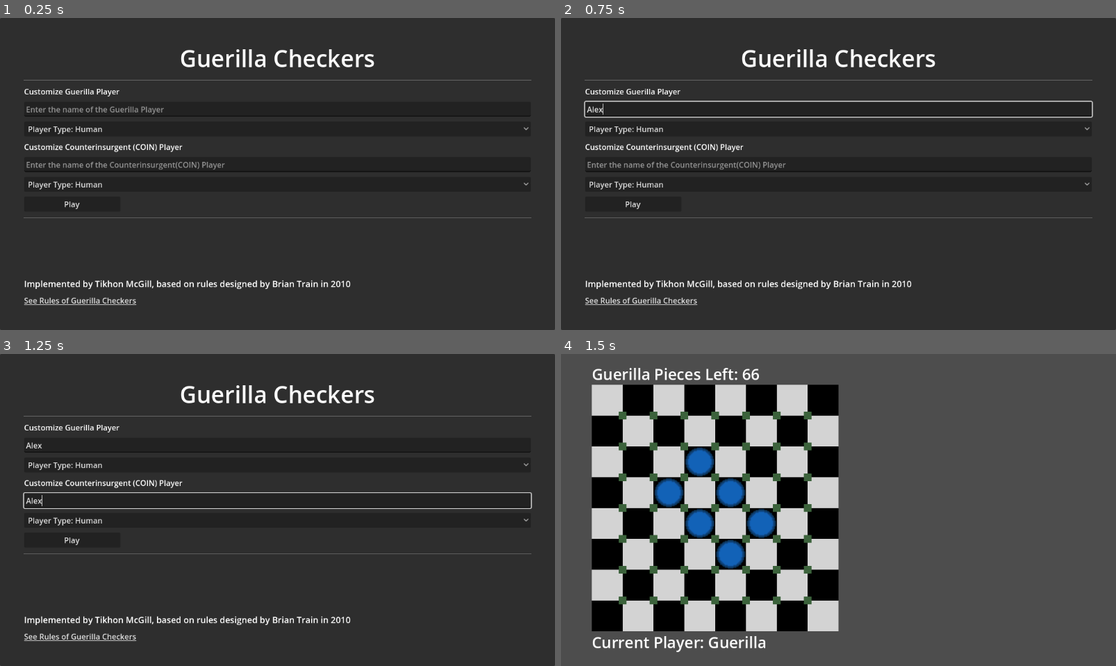
Above: before the commit, frames 1-4 (two rows, left to right).
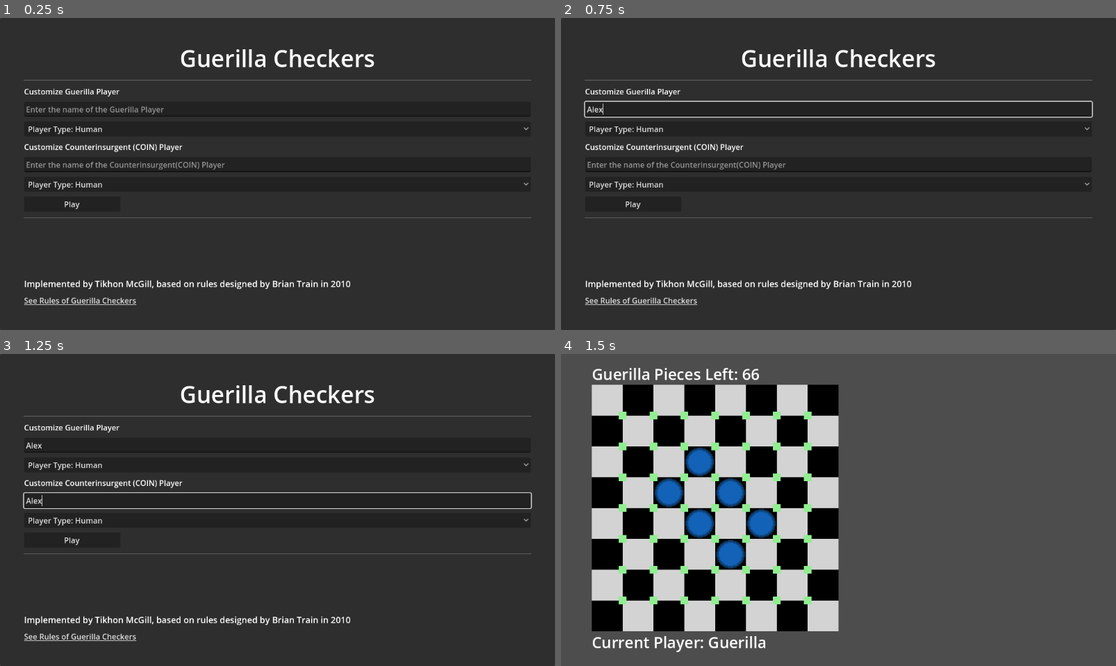
Above: after the commit, the same moments.

Repository: TikhonMcGill/guerilla-checkers
Game: Godot game, scene res://assets/scenes/main_menu/main_menu.tscn
Same seed, same stepped clock (60 frames per second), same inputs: the game is played once before the commit and once after it.
Inputs (mouse positions are in pixels of both pictures, inside the frame that each line leads up to):
- Up to frame 1 (0.25 s): no input
- Up to frame 2 (0.75 s): click (838, 108) at 0.52 s; type "Alex" at 0.6 s
- Up to frame 3 (1.25 s): click (277, 500) at 0.75 s; type "Alex" at 0.83 s
- Up to frame 4 (1.5 s): click "Play" at 1.25 s

Frames 1-3 are identical in both runs. In frame 4, 1.8% of the frame differs, in the area x 10-46%, y 18-81%.

Commit message:
Implement playing as COIN (but broken)

Diff:
--- a/assets/objects/game_state.gd
+++ b/assets/objects/game_state.gd
@@ -300,6 +300,10 @@
 func get_moveable_cells(from_cell : int):
 	assert(from_cell >= 0 and from_cell <= 31,"Cell to get Moveable cells of must be between 0 and 31")
 
+	#If the cell is not occupied, there's no checker to check movement of, so return empty
+	if is_cell_occupied(from_cell) == false:
+		return []
+
 	#If it's the COIN Player's turn and they haven't taken a piece, the Checker can move to any unoccupied
 	#diagonally-adjacent Cell
 	if game_state == STATE.COIN_TURN:
--- a/assets/scenes/game_board/coin_checker/coin_checker.tscn
+++ b/assets/scenes/game_board/coin_checker/coin_checker.tscn
@@ -7,5 +7,6 @@
 z_index = 2
 offset_right = 32.0
 offset_bottom = 32.0
+mouse_filter = 2
 texture = ExtResource("1_qfg5i")
 script = ExtResource("2_hy3g5")
--- a/assets/scenes/game_board/game_board.gd
+++ b/assets/scenes/game_board/game_board.gd
@@ -8,10 +8,9 @@
 const COIN_CHECKER_SCENE := preload("res://assets/scenes/game_board/coin_checker/coin_checker.tscn")
 const GUERILLA_PIECE_SCENE := preload("res://assets/scenes/game_board/guerilla_piece/guerilla_piece.tscn")
 
-signal mouse_over_tile(tile : Tile)
+signal tile_pressed(tile : Tile)
+
 signal mouse_over_corner(corner : Corner)
-
-signal mouse_exit_tile
 signal mouse_exit_corner
 
 @export_color_no_alpha var tile_color_1 = Color.LIGHT_GRAY
@@ -23,6 +22,8 @@
 
 @export_color_no_alpha var coin_checker_color = Color.DODGER_BLUE
 @export_color_no_alpha var guerilla_piece_color = Color.ORANGE
+
+@export_color_no_alpha var selected_coin_checker_color = Color.CYAN
 
 @export var tile_size : int = 48
 @export var label_cells : bool = false
@@ -87,8 +88,7 @@
 			#So we keep track of those specifically
 			if col1 == false:
 				cells.append(tile)
-				tile.mouse_entered_tile.connect(handle_mouse_tile_enter)
-				tile.mouse_exited.connect(handle_mouse_tile_exit)
+				tile.tile_pressed.connect(handle_tile_pressed)
 				if label_cells == true:
 					tile.get_node("Label").text = str(len(cells)-1)
 
@@ -150,9 +150,9 @@
 
 	new_tile.global_position = _tile_pos * tile_size
 
-	new_tile.color = _tile_col
-
 	tiles.add_child(new_tile)
+
+	new_tile.set_color(_tile_col)
 
 	return new_tile
 
@@ -175,10 +175,10 @@
 ##Function to color the board by default
 func default_color_board():
 	for corner : Corner in corners.get_children():
-		corner.modulate = corner_color
+		corner.color = corner_color
 
 	for cell_tile : Tile in cells:
-		cell_tile.modulate = tile_color_2
+		cell_tile.set_color(tile_color_2)
 
 ##Function to get the index of the Corner from the board
 func get_corner_index(corner : Corner) -> int:
@@ -240,11 +240,8 @@
 	push_warning("Piece not found in corner %d" % corner)
 	return null
 
-func handle_mouse_tile_enter(tile : Tile):
-	mouse_over_tile.emit(tile)
-
-func handle_mouse_tile_exit():
-	mouse_exit_tile.emit()
+func handle_tile_pressed(tile : Tile):
+	tile_pressed.emit(tile)
 
 func handle_mouse_corner_enter(corner : Corner):
 	mouse_over_corner.emit(corner)
@@ -267,6 +264,7 @@
 func _on_game_state_coin_checker_moved(cell_from : int, cell_to : int):
 	var coin_checker := get_checker_at_cell(cell_from)
 	coin_checker.my_cell = cell_to
+	coin_checker.position = get_cell_tile(cell_from).position
 
 	var tween := get_tree().create_tween()
 
@@ -287,3 +285,6 @@
 
 	tween.tween_property(captured_checker,"modulate:a",0,0.5)
 	tween.tween_callback(captured_checker.queue_free)
+
+func get_tile_cell(tile : Tile) -> int:
+	return cells.find(tile)
--- a/assets/scenes/game_board/guerilla_piece/guerilla_piece.tscn
+++ b/assets/scenes/game_board/guerilla_piece/guerilla_piece.tscn
@@ -5,5 +5,6 @@
 
 [node name="GuerillaPiece" type="TextureRect"]
 z_index = 3
+mouse_filter = 2
 texture = ExtResource("1_2uocs")
 script = ExtResource("2_0xc5f")
--- a/assets/scenes/game_board/tile/tile.gd
+++ b/assets/scenes/game_board/tile/tile.gd
@@ -1,8 +1,14 @@
-extends ColorRect
+extends Button
 
 class_name Tile
 
-signal mouse_entered_tile(tile : Tile)
+signal tile_pressed(tile : Tile)
 
-func _on_mouse_entered():
-	mouse_entered_tile.emit(self)
+@onready var color_rect = $ColorRect
+
+func set_color(col : Color):
+	color_rect.color = col
+
+func _on_pressed():
+	print("Pressed!")
+	tile_pressed.emit(self)
--- a/assets/scenes/game_board/tile/tile.tscn
+++ b/assets/scenes/game_board/tile/tile.tscn
@@ -1,8 +1,18 @@
-[gd_scene load_steps=2 format=3 uid="uid://bibmdxpg714md"]
+[gd_scene load_steps=4 format=3 uid="uid://bibmdxpg714md"]
 
 [ext_resource type="Script" path="res://assets/scenes/game_board/tile/tile.gd" id="1_wqv4k"]
 
-[node name="Tile" type="ColorRect"]
+[sub_resource type="StyleBoxEmpty" id="StyleBoxEmpty_fbx2t"]
+
+[sub_resource type="StyleBoxEmpty" id="StyleBoxEmpty_2ckl7"]
+
+[node name="Tile" type="Button"]
+self_modulate = Color(1, 1, 1, 0)
+offset_right = 8.0
+offset_bottom = 8.0
+theme_override_styles/pressed = SubResource("StyleBoxEmpty_fbx2t")
+theme_override_styles/focus = SubResource("StyleBoxEmpty_2ckl7")
+flat = true
 script = ExtResource("1_wqv4k")
 
 [node name="Label" type="Label" parent="."]
@@ -15,4 +25,14 @@
 horizontal_alignment = 1
 vertical_alignment = 1
 
+[node name="ColorRect" type="ColorRect" parent="."]
+layout_mode = 1
+anchors_preset = 15
+anchor_right = 1.0
+anchor_bottom = 1.0
+grow_horizontal = 2
+grow_vertical = 2
+mouse_filter = 2
+
 [connection signal="mouse_entered" from="." to="." method="_on_mouse_entered"]
+[connection signal="pressed" from="." to="." method="_on_pressed"]
--- a/assets/scenes/game_scene/game_scene.gd
+++ b/assets/scenes/game_scene/game_scene.gd
@@ -46,7 +46,6 @@
 		var new_human_guerilla := HUMAN_PLAYER_SCENE.instantiate()
 		add_child(new_human_guerilla)
 		guerilla_player = new_human_guerilla
-		guerilla_player.setup_ui(game_board)
 	elif guerilla_type == GameManager.PLAYER_TYPE.RANDOM:
 		var new_random_guerilla := RANDOM_PLAYER_SCENE.instantiate()
 		add_child(new_random_guerilla)
@@ -56,7 +55,6 @@
 		var new_human_coin := HUMAN_PLAYER_SCENE.instantiate()
 		add_child(new_human_coin)
 		coin_player = new_human_coin
-		coin_player.setup_ui(game_board)
 	elif coin_type == GameManager.PLAYER_TYPE.RANDOM:
 		var new_random_coin := RANDOM_PLAYER_SCENE.instantiate()
 		add_child(new_random_coin)
@@ -70,6 +68,14 @@
 
 	guerilla_player.move_taken.connect(simulate_move)
 	coin_player.move_taken.connect(simulate_move)
+
+	if guerilla_player is HumanPlayer:
+		guerilla_player.setup_ui(game_board)
+		game_state.game_state_changed.connect(guerilla_player.update_interface)
+
+	if coin_player is HumanPlayer:
+		coin_player.setup_ui(game_board)
+		game_state.game_state_changed.connect(coin_player.update_interface)
 
 func _unhandled_key_input(event):
 	if event.is_action_pressed("escape") == true:
--- a/assets/scenes/player/human_player/human_player.gd
+++ b/assets/scenes/player/human_player/human_player.gd
@@ -4,16 +4,25 @@
 
 var game_board : GameBoard
 
-var selected_corner : Corner = null;
-var selected_tile : Tile = null;
+var selected_corner : Corner = null
 
-func _process(delta):
+var selected_tile : Tile = null
+
+func update_interface():
 	prepare_graphics()
+	if is_coin() == true:
+		_clear_coin_grid_selections()
+
+func _clear_coin_grid_selections():
+	for tile : Tile in game_board.cells:
+		tile.set_color(game_board.tile_color_2)
 
 func prepare_graphics():
 	if game_state.get_current_player() == my_type:
 		if is_guerilla() == true:
 			setup_guerilla_graphics()
+		elif is_coin() == true:
+			setup_coin_graphics()
 
 func setup_guerilla_graphics():
 	var placeable_corners = game_state.get_placeable_corners()
@@ -21,9 +30,21 @@
 	for g in range(len(game_board.corners.get_children())):
 		var corner : Corner = game_board.corners.get_child(g)
 		if g in placeable_corners:
-			corner.modulate = game_board.placeable_corner_color
+			corner.color = game_board.placeable_corner_color
 		else:
-			corner.modulate = game_board.corner_color
+			corner.color = game_board.corner_color
+
+func _select_tile(tile : Tile) -> void:
+	selected_tile = tile
+	var moveable_cells = game_state.get_moveable_cells(game_board.cells.find(tile))
+
+	for m in moveable_cells:
+		var painted_tile := game_board.get_cell_tile(m)
+		painted_tile.set_color(game_board.moveable_cell_color)
+
+func setup_coin_graphics():
+	if game_state.game_state == GameState.STATE.COIN_TOOK_PIECE:
+		selected_tile = game_board.get_cell_tile(game_state.taking_coin_checker)
 
 func setup_ui(_board : GameBoard):
 	game_board = _board
@@ -31,6 +52,9 @@
 	if is_guerilla() == true:
 		game_board.mouse_over_corner.connect(_select_corner)
 		game_board.mouse_exit_corner.connect(_deselect_corner)
+		update_interface()
+	elif is_coin() == true:
+		game_board.tile_pressed.connect(_click_on_tile)
 
 func _input(event):
 	if Input.is_action_just_pressed("left_click") == true and is_my_turn() == true:
@@ -40,8 +64,29 @@
 
 		#Check for Is Instance Valid with Checker
 
+func _click_on_tile(tile : Tile):
+	if is_my_turn() == false:
+		return
+
+	var clicked_index = game_board.get_tile_cell(tile)
+
+	if selected_tile != tile and game_state.is_cell_occupied(clicked_index) == true:
+		_clear_coin_grid_selections()
+		_select_tile(tile)
+	else:
+		var selected_index = game_board.get_tile_cell(selected_tile)
+
+		print(selected_index)
+
+		if (clicked_index in game_state.get_moveable_cells(selected_index)) == false:
+			return
+
+		var move = COINCheckerMovementMove.new(selected_index,clicked_index)
+		move_taken.emit(move)
+		selected_tile = null
+
 func _select_corner(corner : Corner):
-	if corner.modulate == game_board.placeable_corner_color:
+	if corner.color == game_board.placeable_corner_color:
 		selected_corner = corner
 
 func _deselect_corner():
